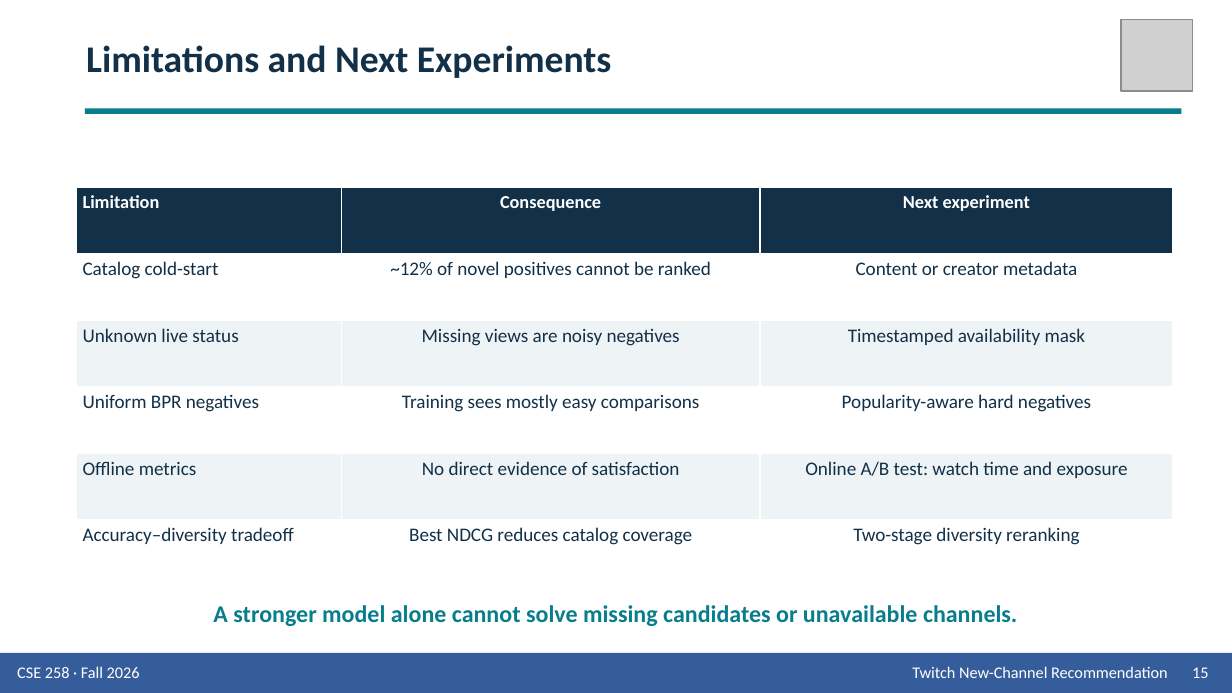
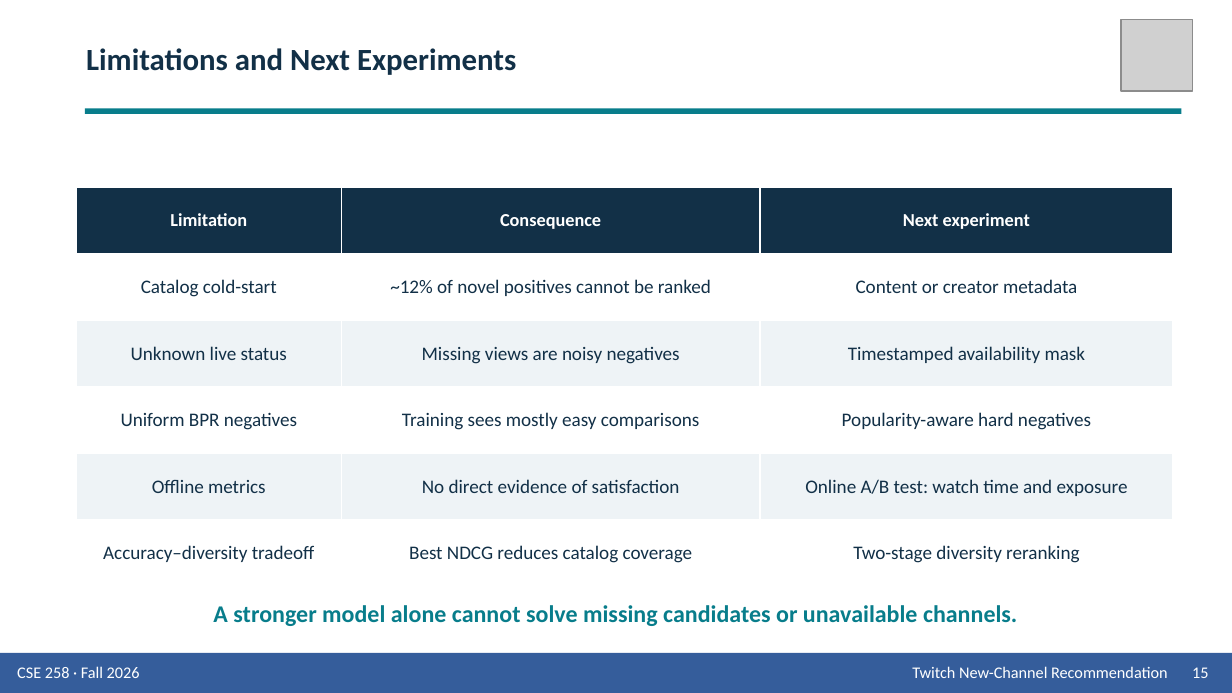
Before and after one commit to Wen-Chieh-Lo/You-know-who-did-God-did-, a slide deck: slide 15 of presentation/Group_9_Presentation_Twitch.pptx. Drawn at 1232x693 pixels with LibreOffice and Linux fonts; fonts in the diff are those of the drawing; grey boxes stand for pictures. Boxes give left, top, right and bottom in pixels: in the first picture for what was removed or moved away, otherwise in the second. Text is boxed around its words. In the diff, an @@ line names an element or a change of style, - is before the commit and + after.

Commit message:
Unify slide titles and center table text

```diff
--- a/presentation/Group_9_Presentation_Twitch.pptx
+++ b/presentation/Group_9_Presentation_Twitch.pptx
@@ text "Limitations and Next Experiments" at (x1=86, y1=48, x2=516, y2=75): size 22 to 18 pt @@
@@ table at (x1=76, y1=187, x2=1173, y2=586) @@
@@ alignment left to centre @@
```
Also in this commit, not shown: 14 other slides changed, 1 other file.
